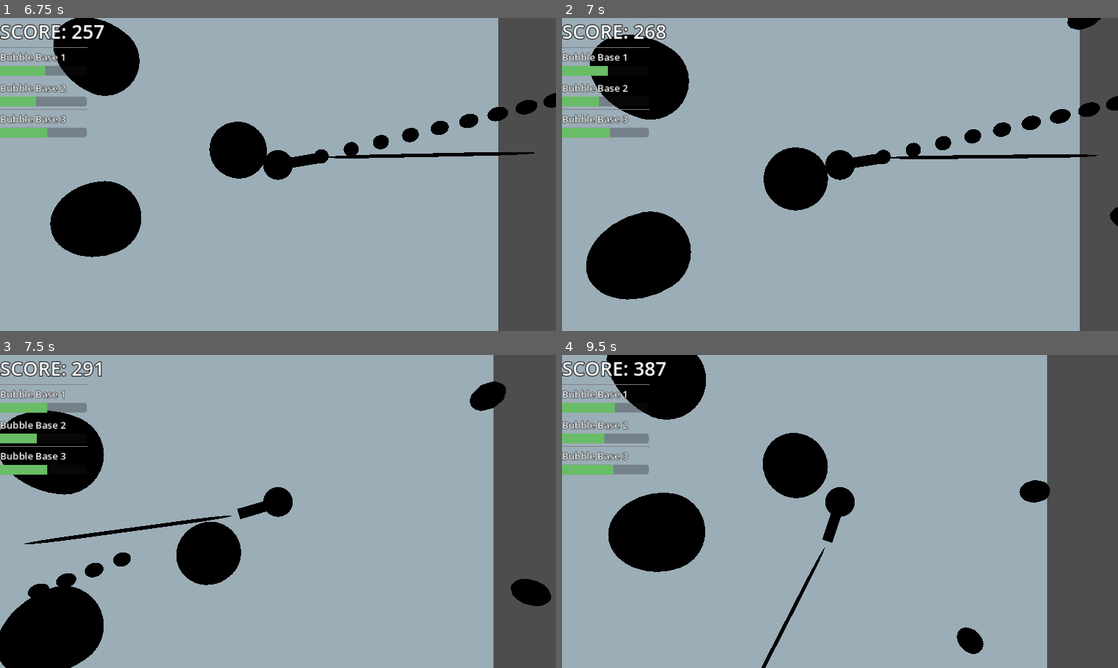
Above: before the commit, frames 1-4 (two rows, left to right).
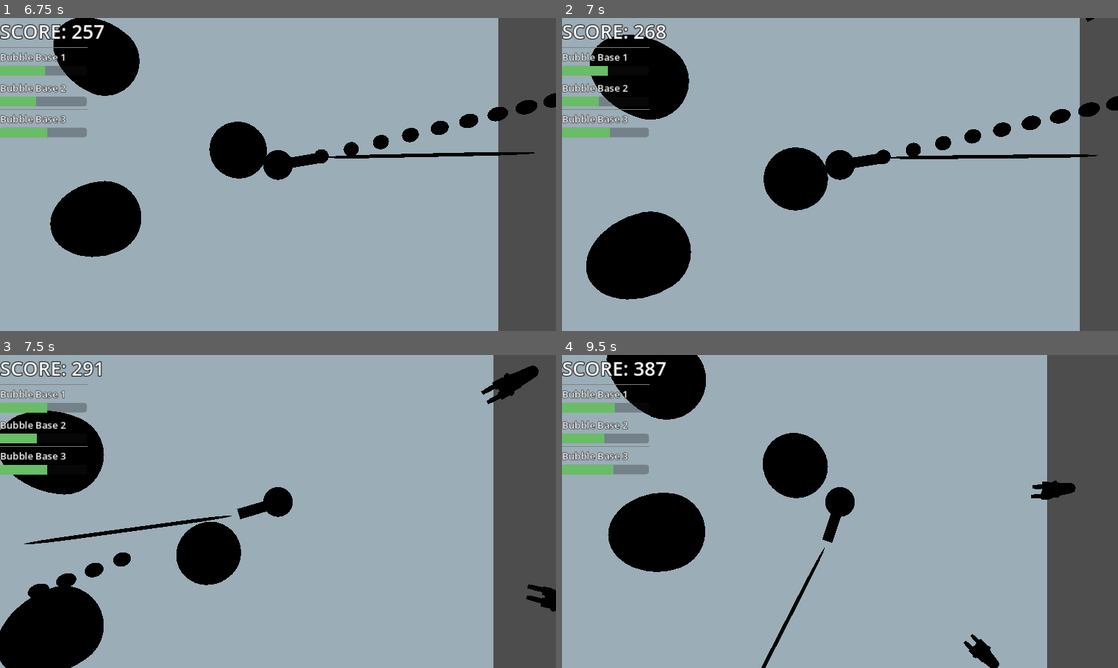
Above: after the commit, the same moments.

Repository: BlackBarman/GGJ_2025
Game: Godot game, scene res://Levels/level.tscn
Same seed, same stepped clock (60 frames per second), same inputs: the game is played once before the commit and once after it.
Inputs (mouse positions are in pixels of both pictures, inside the frame that each line leads up to):
- Up to frame 1 (6.75 s): tap Enter (ui_accept) at 0.5, 0.77, 1.52, 3.02, 3.77, 4.52, 6.02 s; move the mouse to (400, 158) at 0.52 s; press the mouse at (400, 158) at 0.53 s; hold Right (ui_right) 0.53-1.28 s; move the mouse to (166, 190) at 1.27 s; release the mouse at (166, 190) at 1.28 s; hold Down (ui_down) 1.28-2.03 s; click (166, 190) at 1.35 s; move the mouse to (333, 105) at 2.02 s; press the mouse at (333, 105) at 2.03 s; hold Right (ui_right) 2.03-2.78 s; move the mouse to (250, 237) at 2.77 s; release the mouse at (250, 237) at 2.78 s; hold Up (ui_up) 2.78-3.53 s; click (250, 237) at 2.85 s; move the mouse to (444, 221) at 3.52 s; press the mouse at (444, 221) at 3.53 s; hold Left (ui_left) 3.53-5.03 s; move the mouse to (111, 127) at 4.27 s; release the mouse at (111, 127) at 4.28 s; click (111, 127) at 4.35 s; move the mouse to (305, 174) at 5.02 s; press the mouse at (305, 174) at 5.03 s; hold Down (ui_down) 5.03-5.78 s; move the mouse to (194, 96) at 5.77 s; release the mouse at (194, 96) at 5.78 s; hold Right (ui_right) 5.78-6.53 s; click (194, 96) at 5.85 s; move the mouse to (400, 158) at 6.52 s; press the mouse at (400, 158) at 6.53 s; hold Up (ui_up) from 6.53 s (still down)
- Up to frame 2 (7 s): keep holding Up (ui_up); tap Enter (ui_accept) at 6.77 s
- Up to frame 3 (7.5 s): move the mouse to (166, 527) at 7.27 s; release Up (ui_up) at 7.28 s; release the mouse at (166, 527) at 7.28 s; hold Right (ui_right) from 7.28 s (still down); click (166, 527) at 7.35 s
- Up to frame 4 (9.5 s): tap Enter (ui_accept) at 7.52, 9.02 s; move the mouse to (895, 442) at 8.02 s; release Right (ui_right) at 8.03 s; press the mouse at (895, 442) at 8.03 s; hold Down (ui_down) 8.03-8.78 s; move the mouse to (812, 574) at 8.77 s; release the mouse at (812, 574) at 8.78 s; hold Left (ui_left) from 8.78 s (still down); click (812, 574) at 8.85 s

Frame 1 is identical in both runs. In frame 2, 0.2% of the frame differs, in the area x 90-100%, y 0-67%; in frame 3, 1.1%, in the area x 84-100%, y 3-82%; in frame 4, 0.8%.

Commit message:
Added model to the enemies

Diff:
--- /dev/null
+++ b/ggj_2025/Art/Materials/EnemyMaterial.tres
@@ -0,0 +1,4 @@
+[gd_resource type="StandardMaterial3D" format=3 uid="uid://7nmvensohlgv"]
+
+[resource]
+albedo_color = Color(0.841032, 0, 0.245696, 1)
--- a/ggj_2025/LevelIngredients/enemy.gd
+++ b/ggj_2025/LevelIngredients/enemy.gd
@@ -36,7 +36,10 @@
 
 	var bubble_size = target_bubble.get_global_transform().basis.x
 	var current_location = global_transform.origin
-	var next_location = nav_agent.target_position + Vector3(randf_range(-bubble_size.x, bubble_size.x),0,randf_range(-bubble_size.x, bubble_size.x))
+	var next_location = nav_agent.target_position
+	look_at(next_location)
+	rotation.x =0
+	rotation.z =0
 	var distance_to_bubble = nav_agent.distance_to_target()
 
 	if distance_to_bubble - 0.7 < bubble_size.x:
--- a/ggj_2025/LevelIngredients/enemy.tscn
+++ b/ggj_2025/LevelIngredients/enemy.tscn
@@ -1,11 +1,9 @@
 [gd_scene load_steps=4 format=3 uid="uid://cc1glweosc7j1"]
 
 [ext_resource type="Script" path="res://LevelIngredients/enemy.gd" id="1_oapgt"]
+[ext_resource type="PackedScene" uid="uid://dvbcpyo2wiwqo" path="res://Art/Blockout/Mesh_TestEnemy.gltf" id="2_ep0hf"]
 
 [sub_resource type="SphereShape3D" id="SphereShape3D_j3jo5"]
-
-[sub_resource type="StandardMaterial3D" id="StandardMaterial3D_2cb3j"]
-albedo_color = Color(1, 0, 1, 1)
 
 [node name="Enemy" type="CharacterBody3D" groups=["EnemyGroup", "enemies"]]
 script = ExtResource("1_oapgt")
@@ -22,8 +20,8 @@
 [node name="NavigationAgent3D" type="NavigationAgent3D" parent="."]
 use_3d_avoidance = true
 
-[node name="CSGSphere3D" type="CSGSphere3D" parent="."]
-material = SubResource("StandardMaterial3D_2cb3j")
-
 [node name="CollisionShape3D2" type="CollisionShape3D" parent="."]
 shape = SubResource("SphereShape3D_j3jo5")
+
+[node name="Mesh_TestEnemy" parent="." instance=ExtResource("2_ep0hf")]
+transform = Transform3D(1.31134e-07, 0, 1, 0, 1, 0, -1, 0, 1.31134e-07, 0, 0, 0)
